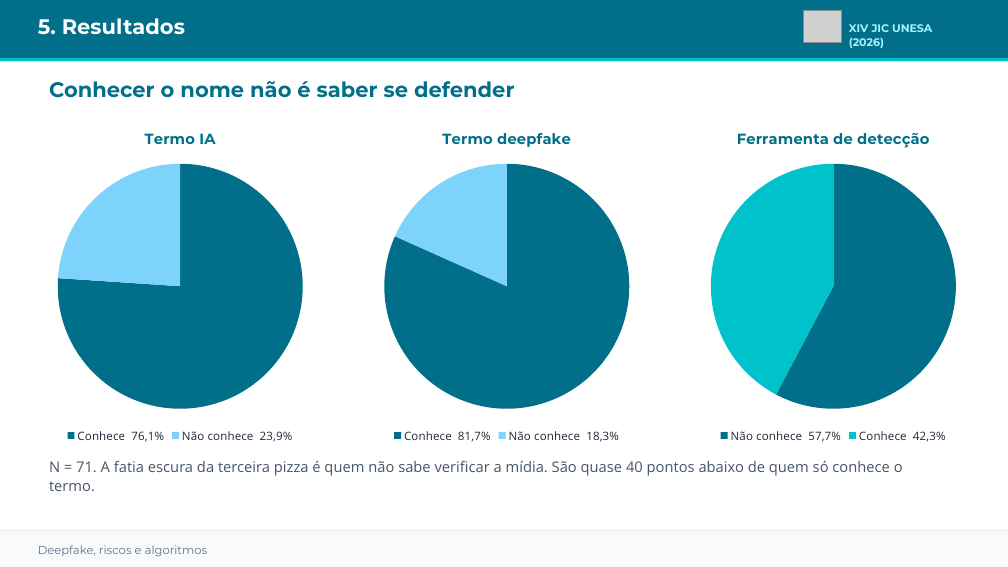
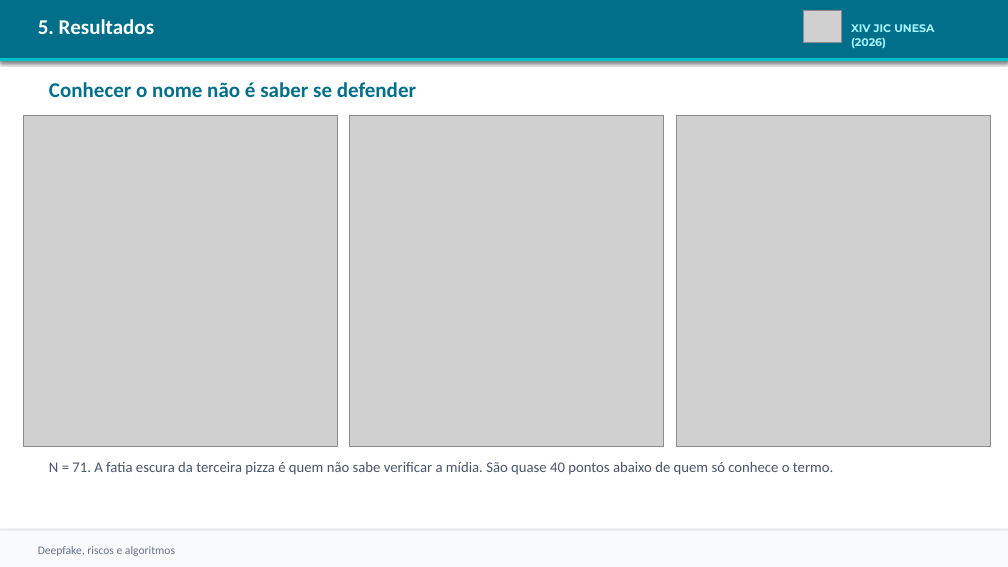
Before and after one commit to matiasmov/matiasmov, a slide deck: slide 6 of apresentacao/JIC_2026_Lucas_Matias_Deepfake.pptx. Drawn at 1008x567 pixels with LibreOffice and Linux fonts; fonts in the diff are those of the drawing; grey boxes stand for pictures. Boxes give left, top, right and bottom in pixels: in the first picture for what was removed or moved away, otherwise in the second. Text is boxed around its words. In the diff, an @@ line names an element or a change of style, - is before the commit and + after.

```diff
--- a/apresentacao/JIC_2026_Lucas_Matias_Deepfake.pptx
+++ b/apresentacao/JIC_2026_Lucas_Matias_Deepfake.pptx
@@ font Montserrat to Calibri in 3 elements at bbox=[38, 546, 175, 556], bbox=[49, 82, 416, 97], bbox=[38, 19, 154, 34] @@
@@ shadow on in 3 elements at bbox=[0, 0, 1008, 61], bbox=[0, 530, 1008, 567], bbox=[0, 58, 1008, 61] @@
@@ pie chart removed at bbox=[23, 116, 338, 446] @@
-title "Termo IA"
-categories: Conhece  76,1%, Não conhece  23,9%
-Termo IA: 76, 24
@@ picture added at bbox=[23, 116, 338, 446] @@
@@ pie chart removed at bbox=[350, 116, 665, 446] @@
-title "Termo deepfake"
-categories: Conhece  81,7%, Não conhece  18,3%
-Termo deepfake: 82, 18
@@ picture added at bbox=[350, 116, 665, 446] @@
@@ pie chart removed at bbox=[677, 116, 991, 446] @@
-title "Ferramenta de detecção"
-categories: Não conhece  57,7%, Conhece  42,3%
-Ferramenta de detecção: 58, 42
@@ picture added at bbox=[677, 116, 991, 446] @@
@@ text "N = 71. A fatia ..." at bbox=[49, 461, 833, 475]: font Open Sans to Calibri @@
```
Also in this commit, not shown: 9 other slides changed, 1 other file.
